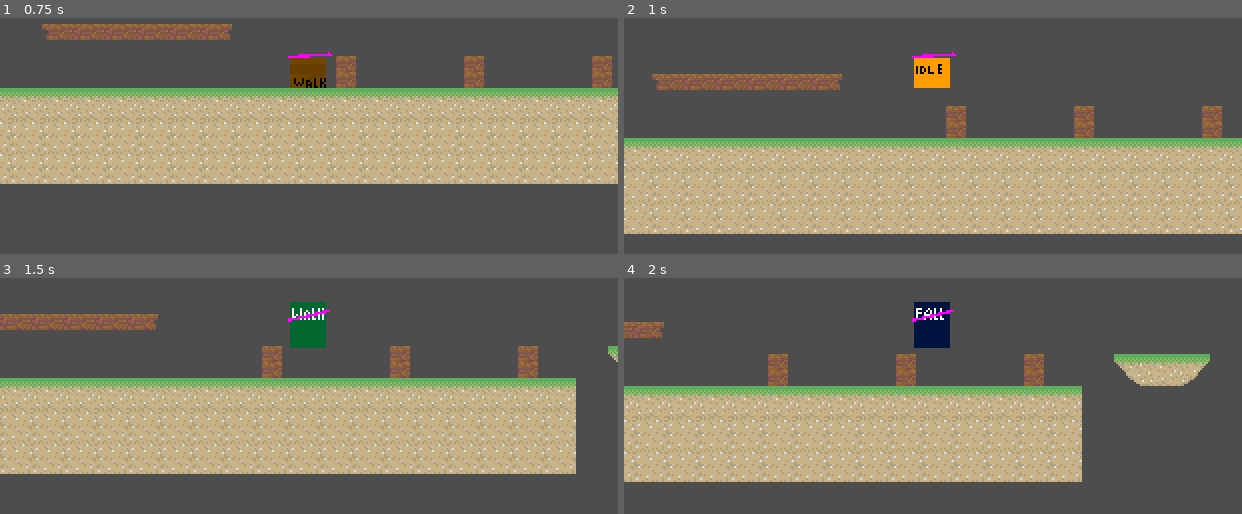
Above: before the commit, frames 1-4 (two rows, left to right).
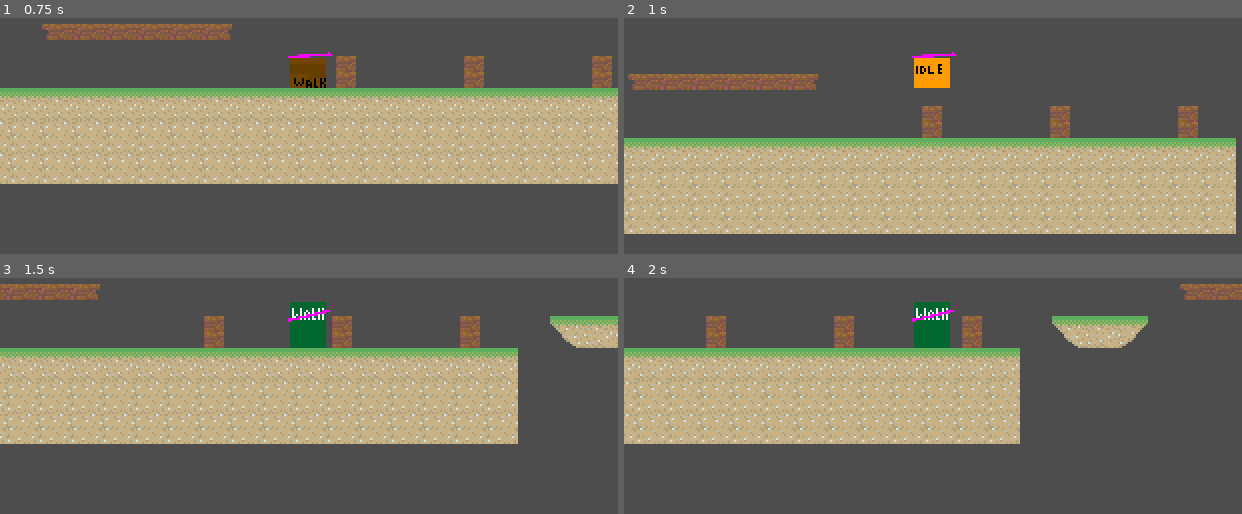
Above: after the commit, the same moments.

Repository: haruo-gabriel/portal2d
Game: Godot game, scene res://levels/level_1/level_scene.tscn
The game is run twice, just before and just after one commit, with the same random seed, the same clock (stepped at 60 frames per second) and the same inputs.
Inputs (mouse positions are in pixels of both pictures, inside the frame that each line leads up to):
- Up to frame 1 (0.75 s): tap Enter at 0.5 s; move the mouse to (444, 46) at 0.52 s; hold D (move_right) from 0.53 s (still down); hold Shift (crouch) from 0.53 s (still down)
- Up to frame 2 (1 s): keep holding D (move_right); keep holding Shift (crouch); tap Space (jump) at 0.77 s
- Up to frame 3 (1.5 s): keep holding D (move_right); move the mouse to (185, 344) at 1.27 s; release Shift (crouch) at 1.28 s; click (185, 344) at 1.35 s
- Up to frame 4 (2 s): keep holding D (move_right); tap Space (jump) at 1.52 s

Frame 1 is identical in both runs. In frame 2, 21% of the frame differs, in the area x 0-100%, y 23-92%; in frame 3, 43%, in the area x 0-100%, y 2-84%; in frame 4, 40%.
Error in both runs: Trying to return value of type "Nil" from a function whose return type is "bool". (res://characters/player/scripts/portal_caster.gd:47)

Commit message:
Creating (again) colision for tilemap

Diff:
--- a/godot project/levels/level_1/tile_set.tres
+++ b/godot project/levels/level_1/tile_set.tres
@@ -5,84 +5,129 @@
 [sub_resource type="TileSetAtlasSource" id="TileSetAtlasSource_sglwg"]
 texture = ExtResource("1_3nsdd")
 separation = Vector2i(1, 1)
+0:0/next_alternative_id = 2
 0:0/0 = 0
 0:0/0/physics_layer_0/linear_velocity = Vector2(0, 0)
 0:0/0/physics_layer_0/angular_velocity = 0.0
-0:0/0/physics_layer_0/polygon_0/points = PackedVector2Array(-8, -8, 8, -8, 8, 8)
+0:0/0/physics_layer_0/polygon_0/points = PackedVector2Array(-8, -8, 8, -8, 8, 8, 4, 8, -8, -4)
+0:0/1 = 1
+0:0/1/flip_v = true
+0:0/1/physics_layer_0/linear_velocity = Vector2(0, 0)
+0:0/1/physics_layer_0/angular_velocity = 0.0
+0:0/1/physics_layer_0/polygon_0/points = PackedVector2Array(-8, 4, -8, 8, 8, 8, 8, -8, 5, -8)
+1:0/next_alternative_id = 4
 1:0/0 = 0
 1:0/0/physics_layer_0/linear_velocity = Vector2(0, 0)
 1:0/0/physics_layer_0/angular_velocity = 0.0
 1:0/0/physics_layer_0/polygon_0/points = PackedVector2Array(-8, -8, 8, -8, 8, 8, -8, 8)
+1:0/1 = 1
+1:0/1/flip_v = true
+1:0/1/physics_layer_0/linear_velocity = Vector2(0, 0)
+1:0/1/physics_layer_0/angular_velocity = 0.0
+1:0/1/physics_layer_0/polygon_0/points = PackedVector2Array(-8, -8, 8, -8, 8, 8, -8, 8)
+1:0/2 = 2
+1:0/2/transpose = true
+1:0/2/physics_layer_0/linear_velocity = Vector2(0, 0)
+1:0/2/physics_layer_0/angular_velocity = 0.0
+1:0/2/physics_layer_0/polygon_0/points = PackedVector2Array(-8, -8, 8, -8, 8, 8, -8, 8)
+1:0/3 = 3
+1:0/3/flip_h = true
+1:0/3/transpose = true
+1:0/3/physics_layer_0/linear_velocity = Vector2(0, 0)
+1:0/3/physics_layer_0/angular_velocity = 0.0
+1:0/3/physics_layer_0/polygon_0/points = PackedVector2Array(-8, -8, 8, -8, 8, 8, -8, 8)
+2:0/next_alternative_id = 2
 2:0/0 = 0
 2:0/0/physics_layer_0/linear_velocity = Vector2(0, 0)
 2:0/0/physics_layer_0/angular_velocity = 0.0
-2:0/0/physics_layer_0/polygon_0/points = PackedVector2Array(-8, -8, 8, -8, -8, 8)
+2:0/0/physics_layer_0/polygon_0/points = PackedVector2Array(-8, -8, 8, -8, 8, -4, -4, 8, -8, 8)
+2:0/1 = 1
+2:0/1/flip_v = true
+2:0/1/physics_layer_0/linear_velocity = Vector2(0, 0)
+2:0/1/physics_layer_0/angular_velocity = 0.0
+2:0/1/physics_layer_0/polygon_0/points = PackedVector2Array(-8, -8, -8, 8, 8, 8, 8, 4, -4, -8)
+3:0/next_alternative_id = 2
 3:0/0 = 0
 3:0/0/physics_layer_0/linear_velocity = Vector2(0, 0)
 3:0/0/physics_layer_0/angular_velocity = 0.0
 3:0/0/physics_layer_0/polygon_0/points = PackedVector2Array(8, -8, 8, 8, -8, 8)
+3:0/1 = 1
+3:0/1/flip_v = true
+3:0/1/physics_layer_0/linear_velocity = Vector2(0, 0)
+3:0/1/physics_layer_0/angular_velocity = 0.0
+3:0/1/physics_layer_0/polygon_0/points = PackedVector2Array(-8, -8, 8, -8, 8, 8)
 4:0/0 = 0
 4:0/0/physics_layer_0/linear_velocity = Vector2(0, 0)
 4:0/0/physics_layer_0/angular_velocity = 0.0
 4:0/0/physics_layer_0/polygon_0/points = PackedVector2Array(-8, -8, 8, -8, 8, 8, -8, 8)
+5:0/next_alternative_id = 2
 5:0/0 = 0
 5:0/0/physics_layer_0/linear_velocity = Vector2(0, 0)
 5:0/0/physics_layer_0/angular_velocity = 0.0
 5:0/0/physics_layer_0/polygon_0/points = PackedVector2Array(-8, -8, 8, 8, -8, 8)
+5:0/1 = 1
+5:0/1/flip_v = true
+5:0/1/physics_layer_0/linear_velocity = Vector2(0, 0)
+5:0/1/physics_layer_0/angular_velocity = 0.0
+5:0/1/physics_layer_0/polygon_0/points = PackedVector2Array(-8, 8, 8, -8, -8, -8)
 0:1/0 = 0
 0:1/0/physics_layer_0/linear_velocity = Vector2(0, 0)
 0:1/0/physics_layer_0/angular_velocity = 0.0
-0:1/0/physics_layer_0/polygon_0/points = PackedVector2Array(-8, -8, 8, -8, 8, 0, -8, 0)
+0:1/0/physics_layer_0/polygon_0/points = PackedVector2Array(-8, -8, 8, -8, 8, 0, -6, 0, -6, -3, -5, -3, -5, -5, -8, -5)
+0:1/0/physics_layer_0/polygon_0/one_way = true
 1:1/0 = 0
 1:1/0/physics_layer_0/linear_velocity = Vector2(0, 0)
 1:1/0/physics_layer_0/angular_velocity = 0.0
 1:1/0/physics_layer_0/polygon_0/points = PackedVector2Array(-8, -8, 8, -8, 8, 0, -8, 0)
+1:1/0/physics_layer_0/polygon_0/one_way = true
 2:1/0 = 0
 2:1/0/physics_layer_0/linear_velocity = Vector2(0, 0)
 2:1/0/physics_layer_0/angular_velocity = 0.0
-2:1/0/physics_layer_0/polygon_0/points = PackedVector2Array(-8, -8, 8, -8, 8, 0, -8, 0)
+2:1/0/physics_layer_0/polygon_0/points = PackedVector2Array(-8, -8, 7, -8, 7, -5, 5, -5, 5, -3, 6, -3, 6, 0, -8, 0)
+2:1/0/physics_layer_0/polygon_0/one_way = true
 3:1/0 = 0
 3:1/0/physics_layer_0/linear_velocity = Vector2(0, 0)
 3:1/0/physics_layer_0/angular_velocity = 0.0
-3:1/0/physics_layer_0/polygon_0/points = PackedVector2Array(8, -8, 8, 8, -8, 8)
+3:1/0/physics_layer_0/polygon_0/points = PackedVector2Array(8, -8, 8, -1, 0, 8, -8, 8)
+3:1/0/physics_layer_0/polygon_0/one_way = true
 4:1/0 = 0
 4:1/0/physics_layer_0/linear_velocity = Vector2(0, 0)
 4:1/0/physics_layer_0/angular_velocity = 0.0
 4:1/0/physics_layer_0/polygon_0/points = PackedVector2Array(4.96875, -8, 4.90625, 8, -4.96875, 8, -5.03125, -8)
+4:1/0/physics_layer_0/polygon_0/one_way = true
 5:1/0 = 0
 5:1/0/physics_layer_0/linear_velocity = Vector2(0, 0)
 5:1/0/physics_layer_0/angular_velocity = 0.0
-5:1/0/physics_layer_0/polygon_0/points = PackedVector2Array(-8, -8, 8, 8, -8, 8)
+5:1/0/physics_layer_0/polygon_0/points = PackedVector2Array(-8, -8, 8, 8, 0, 8, -8, 0)
+5:1/0/physics_layer_0/polygon_0/one_way = true
 0:2/0 = 0
 0:2/0/physics_layer_0/linear_velocity = Vector2(0, 0)
 0:2/0/physics_layer_0/angular_velocity = 0.0
+0:2/0/physics_layer_0/polygon_0/points = PackedVector2Array(-8, -7, -8, 8, 8, 8, 8, -8, 4, -8, 4, -4, 2, -4, 2, -8, -2, -8, -2, -4, -4, -4, -4, -8, -8, -8)
 1:2/0 = 0
 1:2/0/physics_layer_0/linear_velocity = Vector2(0, 0)
 1:2/0/physics_layer_0/angular_velocity = 0.0
+1:2/0/physics_layer_0/polygon_0/points = PackedVector2Array(-8, -8, 8, -8, 8, 8, -8, 8)
 2:2/0 = 0
 2:2/0/physics_layer_0/linear_velocity = Vector2(0, 0)
 2:2/0/physics_layer_0/angular_velocity = 0.0
+2:2/0/physics_layer_0/polygon_0/points = PackedVector2Array(-8, -8, 8, -8, 8, 8, -8, 8)
 3:2/0 = 0
 3:2/0/physics_layer_0/linear_velocity = Vector2(0, 0)
 3:2/0/physics_layer_0/angular_velocity = 0.0
-4:2/0 = 0
-4:2/0/physics_layer_0/linear_velocity = Vector2(0, 0)
-4:2/0/physics_layer_0/angular_velocity = 0.0
-5:2/0 = 0
-5:2/0/physics_layer_0/linear_velocity = Vector2(0, 0)
-5:2/0/physics_layer_0/angular_velocity = 0.0
+3:2/0/physics_layer_0/polygon_0/points = PackedVector2Array(-4, 0, 4, 0, 4, 8, -4, 8)
 0:3/0 = 0
 0:3/0/physics_layer_0/linear_velocity = Vector2(0, 0)
 0:3/0/physics_layer_0/angular_velocity = 0.0
+0:3/0/physics_layer_0/polygon_0/points = PackedVector2Array(-8, -8, 8, -8, 8, 8, -8, 8)
 1:3/0 = 0
 1:3/0/physics_layer_0/linear_velocity = Vector2(0, 0)
 1:3/0/physics_layer_0/angular_velocity = 0.0
+1:3/0/physics_layer_0/polygon_0/points = PackedVector2Array(-8, -8, 8, -8, 8, 8, -8, 8)
 2:3/0 = 0
 2:3/0/physics_layer_0/linear_velocity = Vector2(0, 0)
 2:3/0/physics_layer_0/angular_velocity = 0.0
-3:3/0 = 0
-3:3/0/physics_layer_0/linear_velocity = Vector2(0, 0)
-3:3/0/physics_layer_0/angular_velocity = 0.0
+2:3/0/physics_layer_0/polygon_0/points = PackedVector2Array(-8, -8, 8, -8, 8, 8, -8, 8)
 
 [resource]
 physics_layer_0/collision_layer = 1
